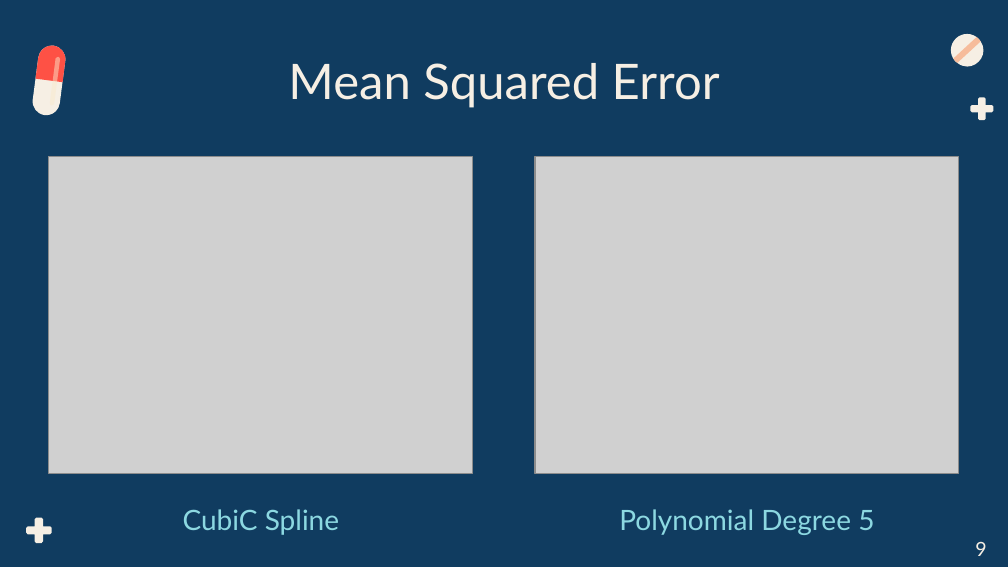
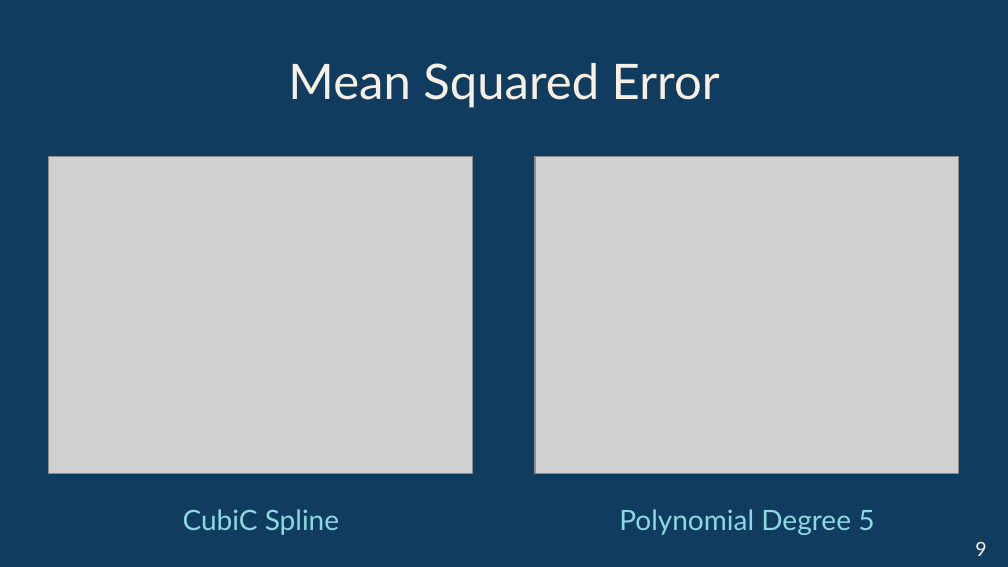
Before and after one commit to BME-Students/DDDM-Project7, a slide deck: slide 10 of From Finger Stick Blood Glucose Samples to the Predictive Power of continuous glucose monitoring.pptx. Drawn at 1008x567 pixels with LibreOffice and Linux fonts; fonts in the diff are those of the drawing; grey boxes stand for pictures. Boxes give left, top, right and bottom in pixels: in the first picture for what was removed or moved away, otherwise in the second. Text is boxed around its words. In the diff, an @@ line names an element or a change of style, - is before the commit and + after.

```diff
--- a/From Finger Stick Blood Glucose Samples to the Predictive Power of continuous glucose monitoring.pptx
+++ b/From Finger Stick Blood Glucose Samples to the Predictive Power of continuous glucose monitoring.pptx
@@ freeform shape removed at [14,39,83,121] @@
@@ freeform shape removed at [28,39,76,91] @@
@@ freeform shape removed at [36,56,74,107] @@
@@ freeform shape removed at [950,34,989,67] @@
@@ freeform shape removed at [954,37,981,64] @@
@@ freeform shape removed at [971,98,994,121] @@
@@ freeform shape removed at [26,518,51,543] @@
```
Also in this commit, not shown: 13 other slides changed, 1 other file.
